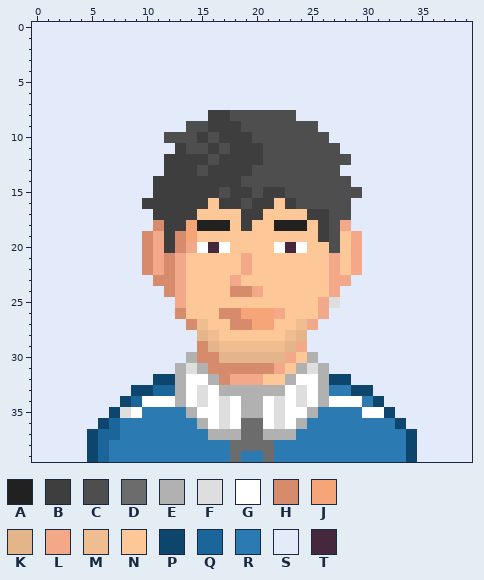
Pixel-art sprite: public/characters/c7.png. Above is the file before it was changed.
The file is 400x400 pixels, drawn in blocks of 10x10; one block is one cell here. Colours within 5 levels of each other are drawn and written as one.
Palette (. is transparent): A #212121  B #3e3e3e  C #4e4e4e  D #6c6c6c  E #b1b1b1  F #dedede  G #ffffff  H #d68c6c  J #f6a578  K #e4b58b  L #f3a989  M #efbd90  N #fdc797  P #0e456c  Q #1a659a  R #2b7ab2  S #e3ebfb  T #45283c
After:
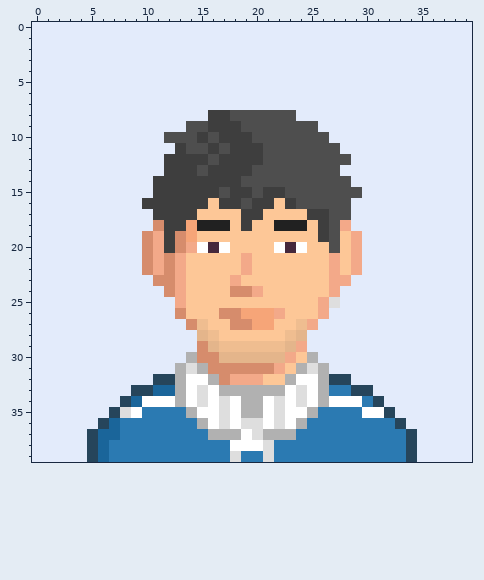
From old to new:
colour P: #0e456c -> #26455b
y 36: x 19..20 DD -> FF
y 37: x 19..20 DD -> GF
y 38: x 18..21 DDDD -> GGGF
y 39: x 18 D -> F; x 21 D -> F
Boxes around the changes in both pictures, in picture pixels (x1, y1, x2, y2):
changed: (87, 374, 175, 462)
changed: (329, 374, 417, 462)
changed: (230, 418, 274, 462)
